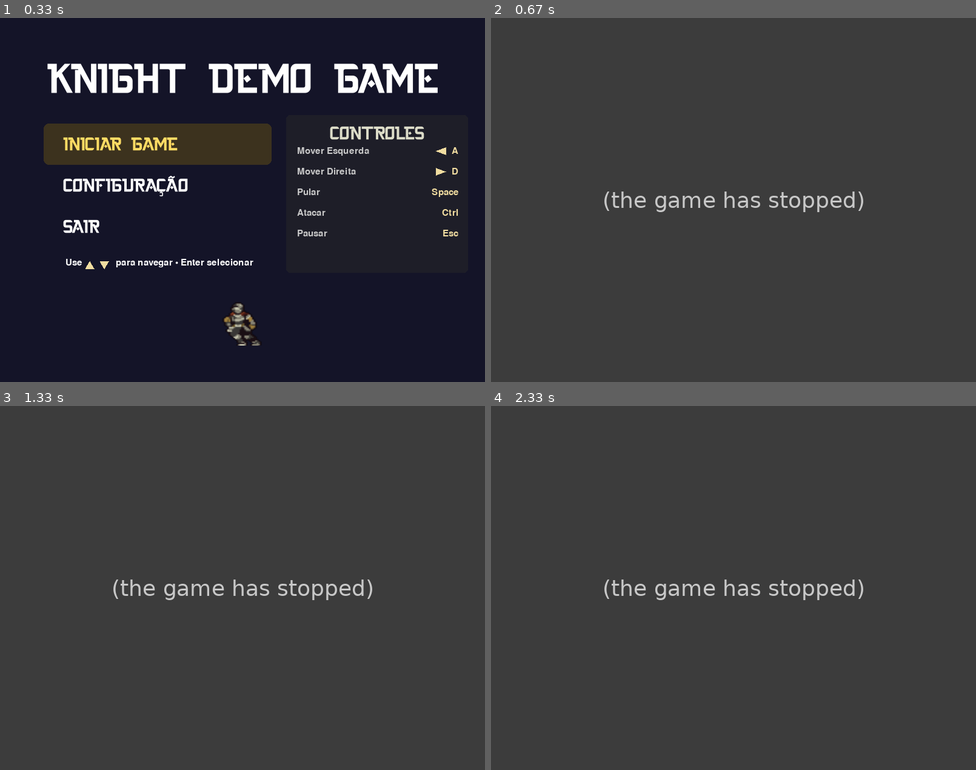
Above: before the commit, frames 1-4 (two rows, left to right).
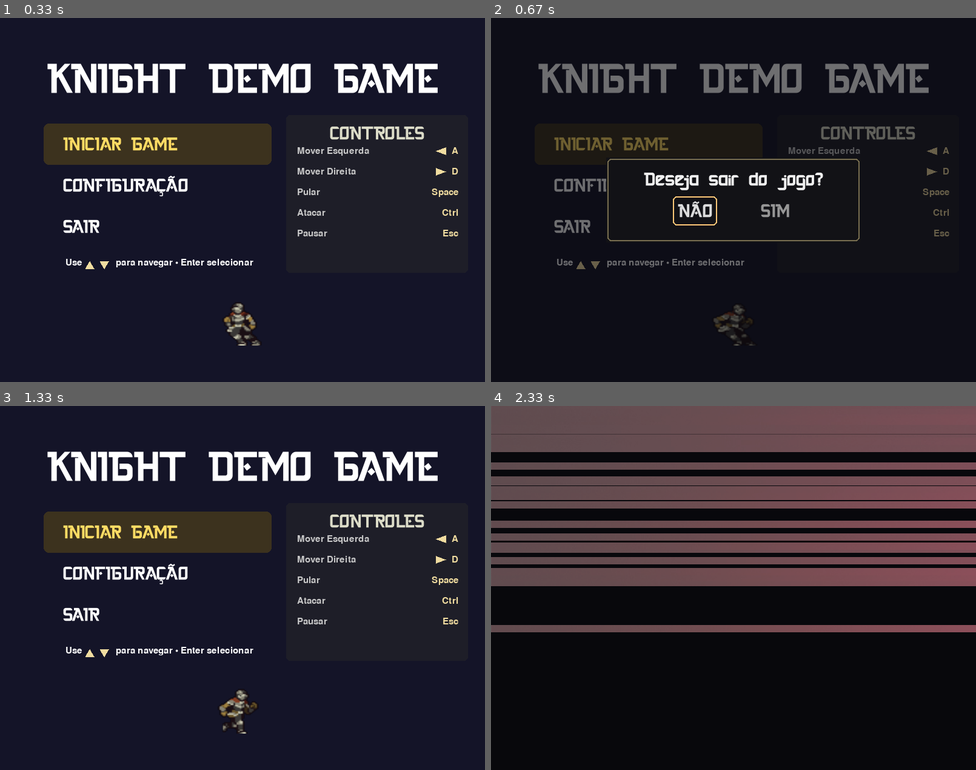
Above: after the commit, the same moments.

Repository: juniodevs/PyGameProject
Game: pygame game, started from src/main.py
Two runs of this game, one before a commit and one after it. Both use one fixed random seed, a clock stepped at 60 frames per second and the inputs below.
Inputs:
- Up to frame 1 (0.33 s): no input
- Up to frame 2 (0.67 s): hold Esc from 0.33 s (still down); hold Up from 0.33 s (still down)
- Up to frame 3 (1.33 s): release Esc at 0.8 s; release Up at 0.8 s; hold Esc 0.83-1.3 s; hold Right 0.83-1.3 s
- Up to frame 4 (2.33 s): tap Enter at 1.33 s

Frame 1 is identical in both runs. In frame 2, 99% of the frame differs, in the area x 0-100%, y 0-100%; in frame 3, 99%; in frame 4, 100%.
Before the commit the program exited at 0.35 s; later frames show no game.

Commit message:
Implement confirmation dialog with fade effect for exiting the game in MainMenu class

Diff:
--- a/src/game/scenes/main_menu.py
+++ b/src/game/scenes/main_menu.py
@@ -58,6 +58,11 @@
         self.confirm_exit = False
         # 0 -> NÃO (default), 1 -> SIM
         self.confirm_choice = 0
+        # fade/animation for confirmation dialog
+        self._confirm_alpha = 0
+        self._confirm_fade_ms = 220
+        self._confirm_fade_start = None
+        self._confirm_closing = False
 
         self.controls = [
             ("Mover Esquerda", "← / A"),
@@ -132,11 +137,14 @@
                             self.app.audio.play_sound('select')
                         except Exception:
                             pass
-                        self.confirm_exit = False
+                        # start fade-out/close
+                        self._confirm_closing = True
+                        self._confirm_fade_start = pygame.time.get_ticks()
                         return
                 elif event.key == pygame.K_ESCAPE:
-                    # cancel dialog
-                    self.confirm_exit = False
+                    # start fade-out/close
+                    self._confirm_closing = True
+                    self._confirm_fade_start = pygame.time.get_ticks()
                     try:
                         self.app.audio.play_sound('select')
                     except Exception:
@@ -161,17 +169,45 @@
                         self.app.audio.play_sound('select')
                     except Exception:
                         pass
-                    # open confirmation dialog
+                    # open confirmation dialog (start fade-in)
                     self.confirm_exit = True
+                    self._confirm_closing = False
+                    self._confirm_fade_start = pygame.time.get_ticks()
+                    self._confirm_alpha = 0
                     self.confirm_choice = 0
             elif event.key == pygame.K_ESCAPE:
-                self.app.running = False
+                # open confirmation dialog instead of immediate exit
+                try:
+                    self.app.audio.play_sound('select')
+                except Exception:
+                    pass
+                self.confirm_exit = True
+                self._confirm_closing = False
+                self._confirm_fade_start = pygame.time.get_ticks()
+                self._confirm_alpha = 0
+                self.confirm_choice = 0
 
     def _close_config(self):
         self.config_overlay = None
 
     def update(self):
         now = pygame.time.get_ticks()
+        # update confirmation dialog fade
+        if self.confirm_exit or self._confirm_closing:
+            if self._confirm_fade_start is None:
+                self._confirm_fade_start = now
+            elapsed_f = now - self._confirm_fade_start
+            t = min(1.0, float(elapsed_f) / max(1, self._confirm_fade_ms))
+            if not self._confirm_closing:
+                self._confirm_alpha = int(255 * t)
+            else:
+                self._confirm_alpha = int(255 * (1.0 - t))
+                if t >= 1.0:
+                    # finish closing
+                    self.confirm_exit = False
+                    self._confirm_closing = False
+                    self._confirm_fade_start = None
+
         if now >= self._dir_change_time:
             self._auto_dir *= -1
             self._dir_change_time = now + 1200 + (now % 400)
@@ -300,22 +336,37 @@
         if self.config_overlay:
             self.config_overlay.render(screen)
 
-        # confirmation dialog for exiting
-        if self.confirm_exit:
+        # confirmation dialog for exiting (with fade)
+        if self._confirm_alpha > 0:
             box_w = 420
             box_h = 140
             bx = sw // 2 - box_w // 2
             by = sh // 2 - box_h // 2
-            pygame.draw.rect(screen, (18, 18, 22), (bx, by, box_w, box_h), border_radius=8)
-            pygame.draw.rect(screen, (120, 110, 80), (bx + 2, by + 2, box_w - 4, box_h - 4), width=2, border_radius=6)
+
+            # dim the background with a semi-transparent overlay
+            overlay = pygame.Surface((sw, sh), pygame.SRCALPHA)
+            overlay.fill((8, 8, 12, int(150 * (self._confirm_alpha / 255.0))))
+            screen.blit(overlay, (0, 0))
+
+            # dialog surface with alpha
+            dialog = pygame.Surface((box_w, box_h), pygame.SRCALPHA)
+            dialog.fill((18, 18, 22, self._confirm_alpha))
+            # border
+            pygame.draw.rect(dialog, (120, 110, 80, self._confirm_alpha), (2, 2, box_w - 4, box_h - 4), width=2, border_radius=6)
+            screen.blit(dialog, (bx, by))
 
             # message
             msg = self.font.render('Deseja sair do jogo?', True, (240, 240, 240))
+            msg.set_alpha(self._confirm_alpha)
             screen.blit(msg, (sw // 2 - msg.get_width() // 2, by + 18))
 
             # options
-            opt_no = self.font.render('NÃO', True, (220, 220, 220) if self.confirm_choice == 0 else (150, 150, 150))
-            opt_yes = self.font.render('SIM', True, (220, 220, 220) if self.confirm_choice == 1 else (150, 150, 150))
+            col_no = (220, 220, 220) if self.confirm_choice == 0 else (150, 150, 150)
+            col_yes = (220, 220, 220) if self.confirm_choice == 1 else (150, 150, 150)
+            opt_no = self.font.render('NÃO', True, col_no)
+            opt_yes = self.font.render('SIM', True, col_yes)
+            opt_no.set_alpha(self._confirm_alpha)
+            opt_yes.set_alpha(self._confirm_alpha)
 
             opts_y = by + 70
             gap = 80
@@ -325,10 +376,12 @@
             screen.blit(opt_no, (ox, opts_y))
             screen.blit(opt_yes, (ox + opt_no.get_width() + gap, opts_y))
 
-            # highlight selected
+            # highlight selected (draw on main surface so alpha applies to stroke too)
             sel_x = ox if self.confirm_choice == 0 else (ox + opt_no.get_width() + gap)
             sel_w = opt_no.get_width() if self.confirm_choice == 0 else opt_yes.get_width()
-            pygame.draw.rect(screen, (255, 200, 120), (sel_x - 8, opts_y - 6, sel_w + 16, opt_no.get_height() + 12), border_radius=6, width=2)
+            hl_surf = pygame.Surface((sel_w + 16, opt_no.get_height() + 12), pygame.SRCALPHA)
+            pygame.draw.rect(hl_surf, (255, 200, 120, self._confirm_alpha), (0, 0, sel_w + 16, opt_no.get_height() + 12), width=2, border_radius=6)
+            screen.blit(hl_surf, (sel_x - 8, opts_y - 6))
 
     def _draw_arrow_icon(self, screen, x, y, direction, color=(240, 220, 160)):
         w = 18
